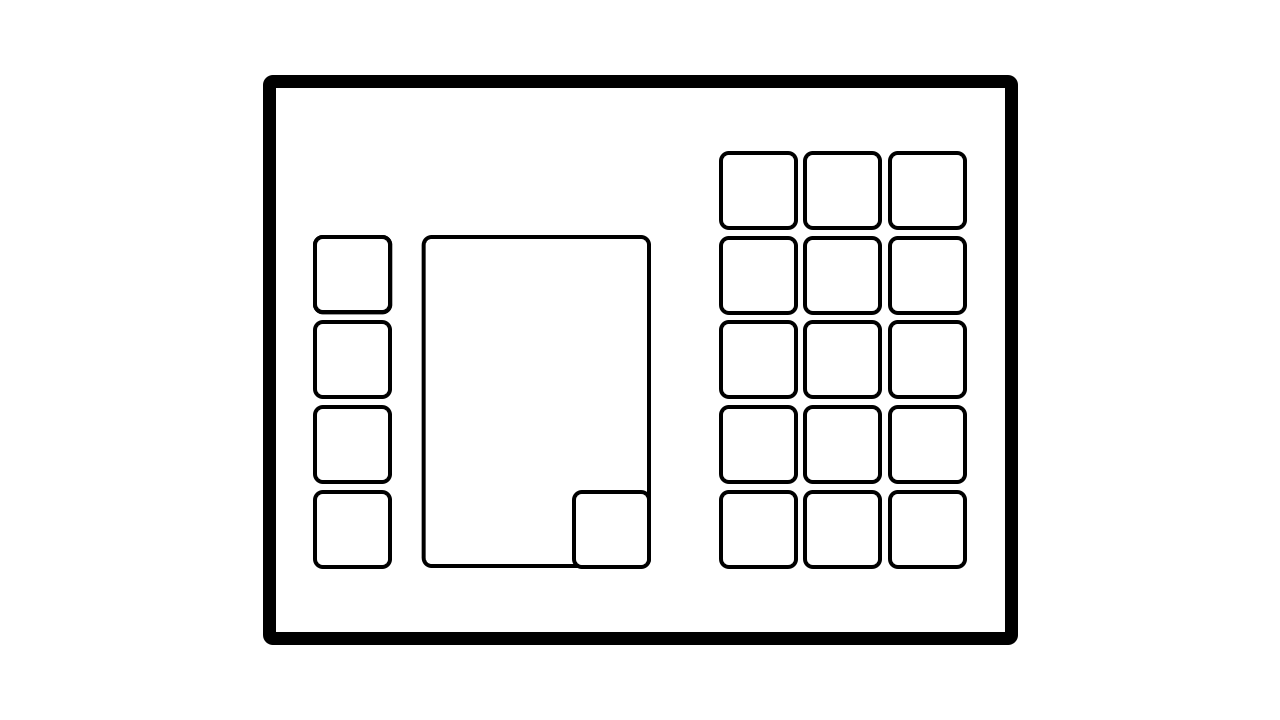
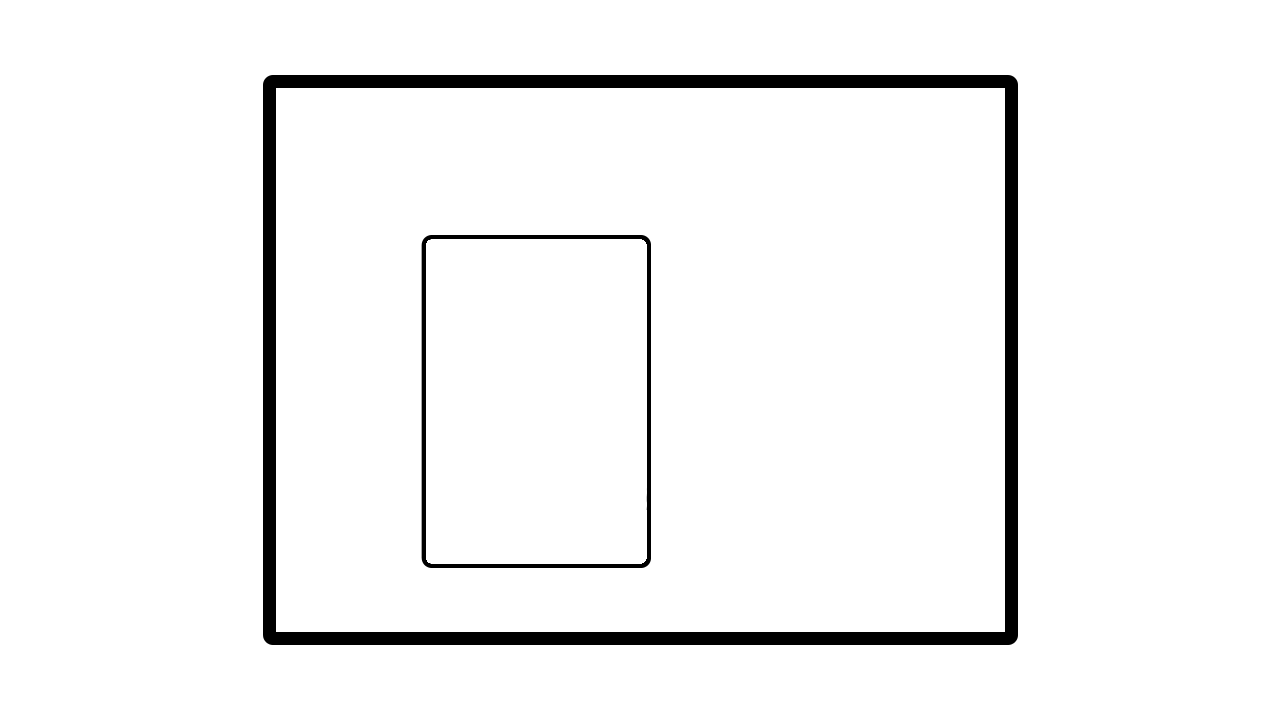
Comparing the layer stacks of the two 1280px x 720px images. Changes:
hid group "épée + bouc" (0 layers) over [572, 490, 651, 569]
removed layer "c5" from group "épée + bouc" over [572, 490, 651, 569]
hid group "armure" (4 layers) over [313, 235, 392, 569]
painted on "c1" over [317, 239, 388, 310]
painted on "Personnage" over [313, 235, 649, 566]
hid group "inv" (18 layers) over [719, 151, 967, 569]
hid group "colone 1" (5 layers) over [719, 151, 798, 569]
painted on "c6" over [719, 151, 798, 230]
painted on "c9" over [719, 236, 798, 315]
painted on "c12" over [719, 320, 798, 399]
painted on "c15" over [719, 405, 798, 484]
painted on "c18" over [719, 490, 798, 569]
hid group "colone 2" (5 layers) over [803, 151, 882, 569]
painted on "c7" over [803, 151, 882, 230]
painted on "c10" over [803, 236, 882, 315]
painted on "c13" over [803, 320, 882, 399]
painted on "c19" over [803, 490, 882, 569]
hid group "colone 3" (5 layers) over [888, 151, 967, 569]
hid "c8", painted on it over [888, 151, 967, 230]
hid "c11", painted on it over [888, 236, 967, 315]
hid "c14", painted on it over [888, 320, 967, 399]
hid "c17", painted on it over [888, 405, 967, 484]
hid "c20", painted on it over [888, 490, 967, 569]
painted on "Inventaire" over [313, 151, 967, 569]
…and 4 more changes (4 painted)
